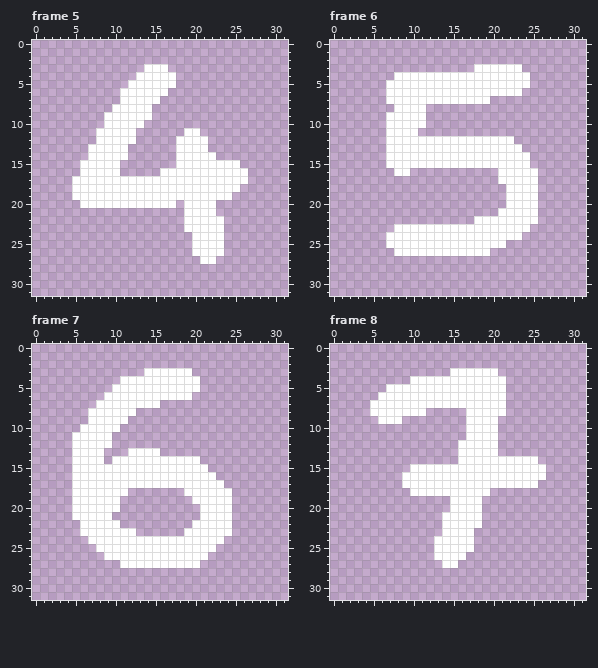
One commit to this pixel-art file: src/assets/numbers.aseprite. Above is the file before it was changed.
32x32 pixels, 16 frames. Shown: frame 5, frame 6, frame 7, frame 8. The commit also changed other frames, which this record leaves out.
New version:
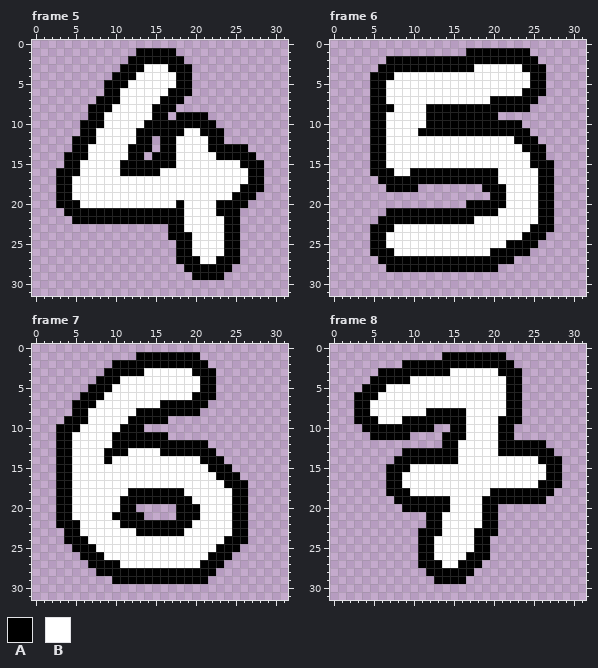
Palette (. is transparent): A #000000  B #ffffff
Change:
Changed rows in their new state; - is an unchanged pixel.
Frame 5:
first column x 3:
 1 ----------AAAAA-----------
 2 ---------AAAAAAA----------
 3 --------AAA---AAA---------
 4 -------AAA-----AA---------
 5 ------AAA------AA---------
 6 ------AA------AAA---------
 7 -----AAA-----AAA----------
 8 ----AAA-----AAA-----------
 9 ----AA------AA-AAAA-------
10 ---AAA-----AAAAAAAAA------
11 ---AA-----AAAAAA--AAA-----
12 --AAA-----AA-AA----AA-----
13 --AA-----AAA-AA----AAAAA--
14 -AAA-----AA-AAA-----AAAAA-
15 -AA-----AAAAAAA--------AAA
16 AAA-----AAAAA-----------AA
17 AA----------------------AA
18 AA---------------------AAA
19 AA--------------------AAA-
20 AAA------------A----AAAA--
21 -AAAAAAAAAAAAAAA----AAA---
22 --AAAAAAAAAAAAAA-----AA---
23 --------------AA-----AA---
24 --------------AAA----AA---
25 ---------------AA----AA---
26 ---------------AA----AA---
27 ---------------AAA--AAA---
28 ----------------AAAAAA----
29 -----------------AAAA-----
Frame 6:
first column x 5:
 1 ------------AAAAAAAA---
 2 --AAAAAAAAAAAAAAAAAAA--
 3 -AAAAAAAAAAAA------AAA-
 4 AAA-----------------AA-
 5 AA------------------AA-
 6 AA-----------------AAA-
 7 AA-------------AAAAAA--
 8 AAA----AAAAAAAAAAAAA---
 9 AA-----AAAAAAAAA-------
10 AA-----AAAAAAAAAAAA----
11 AA----AAAAAAAAAAAAAA---
12 AA----------------AAA--
13 AA-----------------AAA-
14 AA------------------AA-
15 AA------------------AAA
16 AAA--AAAAAAAAAAA-----AA
17 -AAAAAAAAAAAAAAA-----AA
18 --AAAA--------AAA----AA
19 ---------------AA----AA
20 ------------AAAAA----AA
21 --AAAAAAAAAAAAAA-----AA
22 -AAAAAAAAAAAA--------AA
23 AAA-----------------AAA
24 AA-----------------AAA-
25 AA---------------AAAA--
26 AAA------------AAAAA---
27 -AAAAAAAAAAAAAAAAA-----
28 --AAAAAAAAAAAAAA-------
Frame 7:
first column x 3:
 1 ----------AAAAAAAA------
 2 -------AAAAAAAAAAAA-----
 3 ------AAAAA------AAA----
 4 -----AAA----------AA----
 5 ----AAA-----------AA----
 6 ---AAA-----------AAA----
 7 --AAA--------AAAAAA-----
 8 --AA------AAAAAAAA------
 9 -AAA-----AAAAA----------
10 AAA-----AAA-------------
11 AA-----AAAAAAA----------
12 AA-----AAAAAAAAAAAA-----
13 AA----AAA----AAAAAAA----
14 AA----A-----------AAA---
15 AA-----------------AAA--
16 AA------------------AAA-
17 AA-------------------AAA
18 AA-------AAAAAAA------AA
19 AA------AAAAAAAAA-----AA
20 AA------AA-----AAA----AA
21 AA-----AAAA----AAA----AA
22 AAA-----AAAAAAAAA-----AA
23 -AA-------AAAAAA------AA
24 -AAA-----------------AAA
25 --AAA---------------AAA-
26 ---AAA-------------AAA--
27 ----AAAA----------AAA---
28 -----AAAAAAAAAAAAAAA----
29 -------AAAAAAAAAAAA-----
Frame 8:
first column x 3:
 1 -----------AAAAAAAA-------
 2 ------AAAAAAAAAAAAAA------
 3 ---AAAAAAAAA------AAA-----
 4 --AAAAA------------AA-----
 5 -AAA---------------AA-----
 6 AAA----------------AA-----
 7 AA-----------------AA-----
 8 AA-------AAAAA-----AA-----
 9 AAA---AAAAAAAA----AAA-----
10 -AAAAAAAAA--AA----AA------
11 --AAAAA----AAA----AA------
12 -----------AA-----AAAAAA--
13 ------AAAAAAA-----AAAAAAA-
14 -----AAAAAAAA----------AAA
15 ----AAA-----------------AA
16 ----AA------------------AA
17 ----AA-----------------AAA
18 ----AAA----------AAAAAAAA-
19 -----AAAAAAA----AAAAAAAA--
20 ------AAAAAA----AA--------
21 ---------AA-----AA--------
22 ---------AA-----AA--------
23 --------AAA----AAA--------
24 --------AA-----AA---------
25 --------AA-----AA---------
26 --------AA----AAA---------
27 --------AAA--AAA----------
28 ---------AAAAAA-----------
29 ----------AAAA------------
